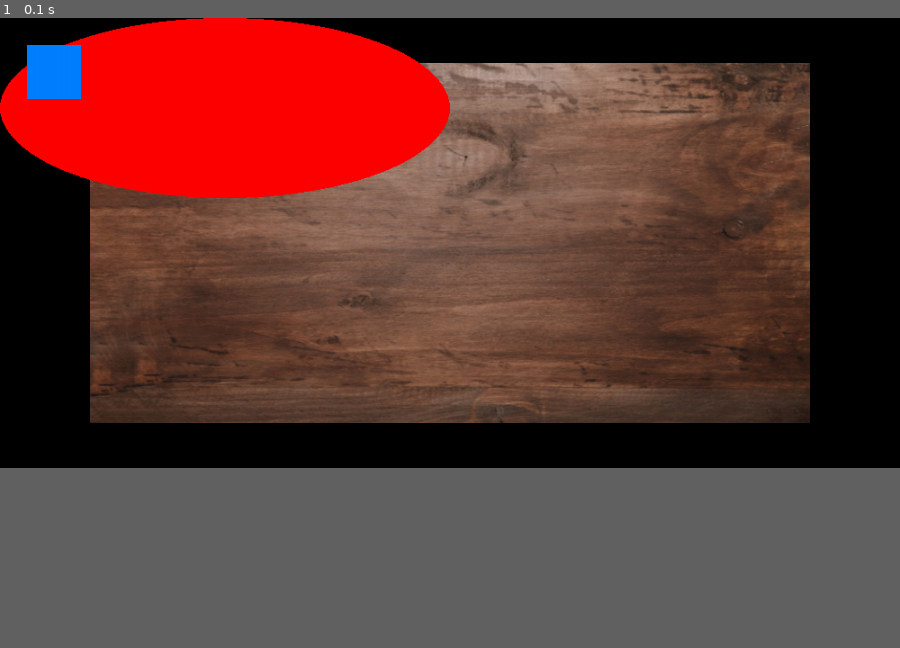
Above: before the commit, frame 1.
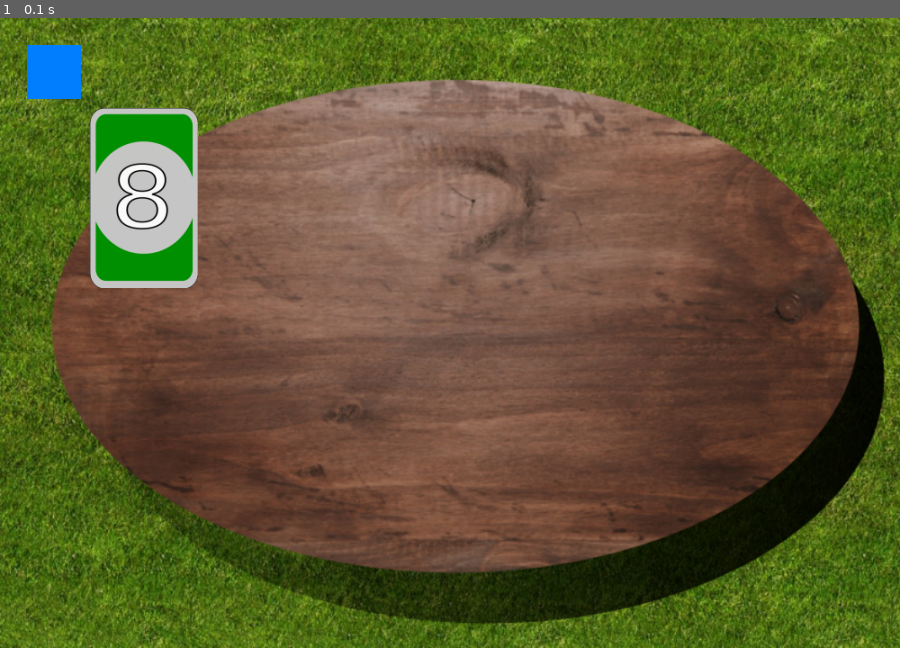
Above: after the commit, the same moment.

Repository: Vincenz0Git/pygame
Game: pygame game, started from demo/demoGUI.py
Same seed, same stepped clock (60 frames per second), same inputs: the game is played once before the commit and once after it.
Inputs:
- Up to frame 1 (0.1 s): no input
In our replay, the window is 900x450 before the commit and 900x630 after it. These sizes can differ from the game's own. Grey fills any space a smaller window leaves; there, only what the larger window draws over its background counts as a difference.

The runs differ from the first frame. In frame 1, 74% of the frame differs, in the area x 0-100%, y 0-100%.

Commit message:
first tests in demo GUI

Diff:
--- a/GUI/mySprite.py
+++ b/GUI/mySprite.py
@@ -1,23 +1,21 @@
 import pygame
 
 
-from cst import Color, Number
-
 class Spritesheet:
     def __init__(self, filename):
-        self.sheet = pygame.image.load(filename).convert()
+        self.sheet = pygame.image.load(filename).convert_alpha()
         #print('Unable to load spritesheet image:', filename)
 
     # Load a specific image from a specific rectangle
     def image_at(self, rectangle, colorkey = None):
         "Loads image from x,y,x+offset,y+offset"
         rect = pygame.Rect(rectangle)
-        image = pygame.Surface(rect.size).convert()
+        image = pygame.Surface(rect.size, pygame.SRCALPHA).convert_alpha()
         image.blit(self.sheet, (0, 0), rect)
         if colorkey is not None:
             if colorkey is -1:
                 colorkey = image.get_at((0,0))
-            image.set_colorkey(colorkey, pygame.RLEACCEL)
+            #image.set_colorkey(colorkey, pygame.RLEACCEL)
         return image
     # Load a whole bunch of images and return them as a list
     def images_at(self, rects, colorkey = None):
@@ -45,5 +43,5 @@
 
     def getCardImage(self,color,number,scale):
         # get Surface object with image of card
-        image = self.image_at(self.getRectangle(color.value,number.value))
+        image = self.image_at(self.getRectangle(color,number))
         return pygame.transform.smoothscale(image,scale)
--- a/GUI/window.py
+++ b/GUI/window.py
@@ -2,10 +2,12 @@
 
 import pygame
 from pygame.locals import *
+from GUI.mySprite import SpriteCards
 
 from math import floor
 
-RESOLUTION = (1000, 500)
+RESOLUTION = (1000, 700)
+CARDSIZE = (120,200)
 
 def scaleTuple(t,scale):
     return floor(t[0]*scale), floor(t[1]*scale)
@@ -17,7 +19,9 @@
         self.screen_ = pygame.display.set_mode(RESOLUTION)
         self.clock_ = pygame.time.Clock()
         self.running_ = True
-        self.background_ = self.loadImage("resources/table.jpg", scaleTuple(RESOLUTION, 0.8))
+        self.background_ = self.loadImage("resources/table2.png", scaleTuple(RESOLUTION, 1))
+        self.cardsSprites_ = SpriteCards('resources/sprites.png')
+        self.c1 = self.cardsSprites_.getCardImage(1, 2, CARDSIZE)
         self.mainLoop()
 
     def mainLoop(self):
@@ -25,8 +29,9 @@
             self.clock_.tick(60)
             self.handleEvents()
 
-            self.screen_.blit(self.background_,scaleTuple(RESOLUTION, 0.1))
-            pygame.draw.ellipse(self.screen_,(255,0,0),(0,0,500,200))
+            self.screen_.blit(self.background_,(0,0))
+            self.screen_.blit(self.c1,(100,100))
+            #pygame.draw.ellipse(self.screen_,(255,0,0),(0,0,500,200))
             pygame.draw.rect(self.screen_, (0, 128, 255), pygame.Rect(30, 30, 60, 60))
             self.flip()
 
Not shown, added: resources/table.svg
Binary file added: resources/table2.png
Binary file added: sprites.png
